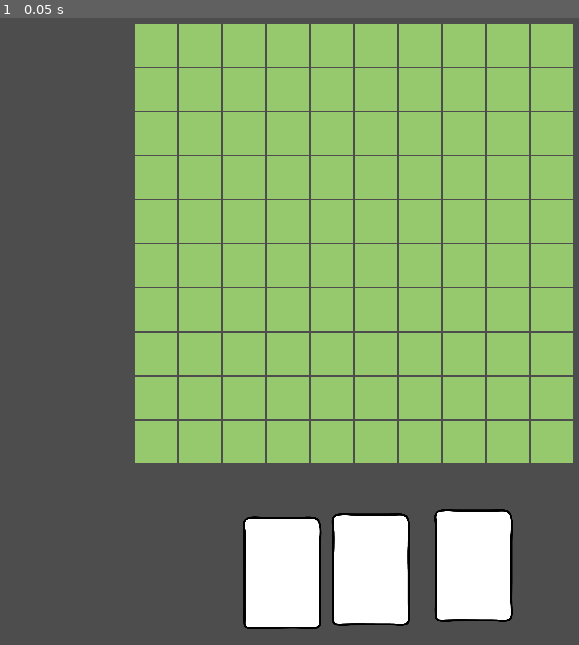
Above: before the commit, frame 1.
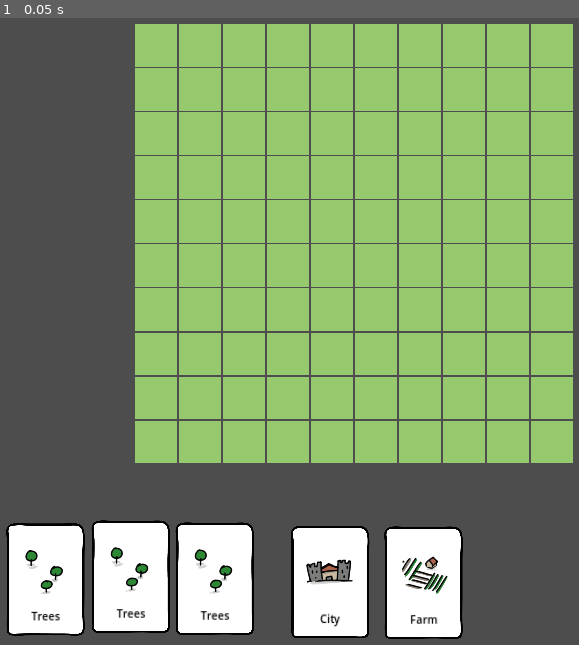
Above: after the commit, the same moment.

Repository: paulsonnentag/frame
Game: Godot game, scene res://game/main.tscn
Same seed, same stepped clock (60 frames per second), same inputs: the game is played once before the commit and once after it. Before the commit the project starts from res://main.tscn.
Inputs:
- Up to frame 1 (0.05 s): no input

The runs differ from the first frame. In frame 1, 13% of the frame differs, in the area x 1-89%, y 78-100%.

Commit message:
Add 3 basic card types

Diff:
--- a/cards/card.gd
+++ b/cards/card.gd
@@ -16,6 +16,6 @@
 	else:
 		scale = scale.lerp(Vector2(0.5, 0.5), 0.1)
 
+func _on_dropped(_target: Node2D):
 
-func _on_dropped(_target: Node2D):
-	queue_free()
+	pass
--- a/cards/card.tscn
+++ b/cards/card.tscn
@@ -2,7 +2,7 @@
 
 [ext_resource type="Texture2D" uid="uid://deqsuds7jyydc" path="res://cards/assets/card.png" id="1_44rt2"]
 [ext_resource type="Script" path="res://cards/card.gd" id="1_t4qkk"]
-[ext_resource type="PackedScene" uid="uid://dk5i1hipqlpq0" path="res://behaviors/Draggable.tscn" id="2_4sr8b"]
+[ext_resource type="PackedScene" uid="uid://dk5i1hipqlpq0" path="res://dnd/Draggable.tscn" id="2_4sr8b"]
 
 [node name="Card" type="Node2D"]
 process_priority = 1
--- a/behaviors/Draggable.tscn
+++ b/dnd/Draggable.tscn
@@ -1,6 +1,6 @@
 [gd_scene load_steps=2 format=3 uid="uid://dk5i1hipqlpq0"]
 
-[ext_resource type="Script" path="res://behaviors/draggable.gd" id="1_t10gc"]
+[ext_resource type="Script" path="res://dnd/draggable.gd" id="1_t10gc"]
 
 [node name="Draggable" type="Node2D"]
 script = ExtResource("1_t10gc")
--- a/behaviors/DropTarget.tscn
+++ b/dnd/DropTarget.tscn
@@ -1,6 +1,6 @@
 [gd_scene load_steps=2 format=3 uid="uid://d28varre16uja"]
 
-[ext_resource type="Script" path="res://behaviors/drop_target.gd" id="1_onrk7"]
+[ext_resource type="Script" path="res://dnd/drop_target.gd" id="1_onrk7"]
 
 [node name="DropTarget" type="Node2D"]
 script = ExtResource("1_onrk7")
--- a/behaviors/draggable.gd
+++ b/dnd/draggable.gd
@@ -3,10 +3,8 @@
 
 static var currently_dragged: Node2D
 
-
 var is_dragging = false
 var is_hovered = false
-
 
 signal dropped(drop_target: Node2D);
 
--- a/behaviors/drop_target.gd
+++ b/dnd/drop_target.gd
@@ -18,7 +18,6 @@
 		push_warning("drop_handle is not defined. Please assign a Node2D to drop_handle.")
 
 func _enter_tree() -> void:
-	print("enter")
 	all_drop_targets.append(self)
 
 func _exit_tree() -> void:
--- /dev/null
+++ b/game/game_card.gd
@@ -0,0 +1,28 @@
+class_name GameCard
+extends Card
+
+const GameTileScene = preload("res://game/game_tile.tscn")
+
+
+@export var text: String
+@export var image: Texture2D
+
+@onready var label: Label = %Label
+@onready var image_sprite: Sprite2D = %ImageSprite
+
+func _ready():
+	super._ready()
+
+	label.text = text
+	image_sprite.texture = image
+
+func _on_dropped(target: Node):
+	if not target is Tile:
+		return
+
+	var game_tile: GameTile = GameTileScene.instantiate()
+	game_tile.position = target.position
+	game_tile.texture = image
+	target.get_parent().add_child(game_tile)
+	target.queue_free()
+	self.queue_free()
--- /dev/null
+++ b/game/game_card.tscn
@@ -0,0 +1,26 @@
+[gd_scene load_steps=4 format=3 uid="uid://5j3fdq604iuy"]
+
+[ext_resource type="PackedScene" uid="uid://bo7wdhbgsc1jy" path="res://cards/card.tscn" id="1_2j4rg"]
+[ext_resource type="Texture2D" uid="uid://brus77wsbxywd" path="res://game/assets/trees.png" id="2_crwuq"]
+[ext_resource type="Script" path="res://game/game_card.gd" id="2_y3rj0"]
+
+[node name="Card" instance=ExtResource("1_2j4rg")]
+script = ExtResource("2_y3rj0")
+text = null
+image = null
+
+[node name="Label" type="Label" parent="." index="2"]
+unique_name_in_owner = true
+offset_left = -48.0
+offset_top = 45.0
+offset_right = 49.0
+offset_bottom = 68.0
+theme_override_colors/font_color = Color(0, 0, 0, 1)
+text = "Trees"
+horizontal_alignment = 1
+
+[node name="ImageSprite" type="Sprite2D" parent="." index="3"]
+unique_name_in_owner = true
+position = Vector2(0, -13)
+scale = Vector2(0.427273, 0.427273)
+texture = ExtResource("2_crwuq")
--- /dev/null
+++ b/game/game_tile.gd
@@ -0,0 +1,8 @@
+class_name GameTile
+extends Tile
+
+@export var texture: Texture2D
+@onready var image: Sprite2D = %Sprite2D
+
+func _ready():
+  image.texture = texture
--- /dev/null
+++ b/game/game_tile.tscn
@@ -0,0 +1,15 @@
+[gd_scene load_steps=4 format=3 uid="uid://203a0dcru8mj"]
+
+[ext_resource type="PackedScene" uid="uid://b3vyisy1s3qt8" path="res://tiles/tile.tscn" id="1_fqopm"]
+[ext_resource type="Script" path="res://game/game_tile.gd" id="2_detk0"]
+[ext_resource type="Texture2D" uid="uid://brus77wsbxywd" path="res://game/assets/trees.png" id="2_krc6f"]
+
+[node name="Tile" instance=ExtResource("1_fqopm")]
+script = ExtResource("2_detk0")
+texture = null
+
+[node name="Sprite2D" type="Sprite2D" parent="." index="2"]
+unique_name_in_owner = true
+position = Vector2(-4.76837e-07, 7.15256e-07)
+scale = Vector2(0.318182, 0.318182)
+texture = ExtResource("2_krc6f")
--- /dev/null
+++ b/game/main.tscn
@@ -0,0 +1,67 @@
+[gd_scene load_steps=6 format=3 uid="uid://dpim420f7u1le"]
+
+[ext_resource type="PackedScene" uid="uid://c77rpo2ws7bvc" path="res://tiles/tile_map.tscn" id="1_hoqmf"]
+[ext_resource type="PackedScene" uid="uid://5j3fdq604iuy" path="res://game/game_card.tscn" id="2_du8j6"]
+[ext_resource type="Texture2D" uid="uid://brus77wsbxywd" path="res://game/assets/trees.png" id="3_mwv3u"]
+[ext_resource type="Texture2D" uid="uid://cgmce8nvf2wws" path="res://game/assets/city.png" id="3_sm324"]
+[ext_resource type="Texture2D" uid="uid://bst2oeutortnf" path="res://game/assets/farm.png" id="5_gqnjy"]
+
+[node name="Main" type="Node2D"]
+
+[node name="CanvasLayer" type="CanvasLayer" parent="."]
+
+[node name="Center" type="HBoxContainer" parent="CanvasLayer"]
+anchors_preset = 8
+anchor_left = 0.5
+anchor_top = 0.5
+anchor_right = 0.5
+anchor_bottom = 0.5
+offset_left = -20.0
+offset_top = -20.0
+offset_right = 20.0
+offset_bottom = 20.0
+grow_horizontal = 2
+grow_vertical = 2
+
+[node name="TileMap" parent="CanvasLayer/Center" instance=ExtResource("1_hoqmf")]
+position = Vector2(0, -64)
+width = 10
+height = 10
+
+[node name="Bottom" type="HBoxContainer" parent="CanvasLayer"]
+z_index = 1
+anchors_preset = 7
+anchor_left = 0.5
+anchor_top = 1.0
+anchor_right = 0.5
+anchor_bottom = 1.0
+offset_left = -20.0
+offset_top = -40.0
+offset_right = 20.0
+grow_horizontal = 2
+grow_vertical = 0
+
+[node name="Card2" parent="CanvasLayer/Bottom" instance=ExtResource("2_du8j6")]
+position = Vector2(-494, -73)
+text = "Trees"
+image = ExtResource("3_mwv3u")
+
+[node name="Card3" parent="CanvasLayer/Bottom" instance=ExtResource("2_du8j6")]
+position = Vector2(-366, -77)
+text = "Trees"
+image = ExtResource("3_mwv3u")
+
+[node name="Card4" parent="CanvasLayer/Bottom" instance=ExtResource("2_du8j6")]
+position = Vector2(-240, -74)
+text = "Trees"
+image = ExtResource("3_mwv3u")
+
+[node name="Card5" parent="CanvasLayer/Bottom" instance=ExtResource("2_du8j6")]
+position = Vector2(-67, -69)
+text = "City"
+image = ExtResource("3_sm324")
+
+[node name="Card6" parent="CanvasLayer/Bottom" instance=ExtResource("2_du8j6")]
+position = Vector2(73, -68)
+text = "Farm"
+image = ExtResource("5_gqnjy")
--- /dev/null
+++ b/game/tree_tile.tscn
@@ -0,0 +1,11 @@
+[gd_scene load_steps=3 format=3 uid="uid://dfpx1uutdgxgb"]
+
+[ext_resource type="PackedScene" uid="uid://b3vyisy1s3qt8" path="res://tiles/tile.tscn" id="1_mxurb"]
+[ext_resource type="Texture2D" uid="uid://brus77wsbxywd" path="res://game/assets/trees.png" id="2_iv6wx"]
+
+[node name="Tile" instance=ExtResource("1_mxurb")]
+
+[node name="Trees" type="Sprite2D" parent="." index="2"]
+position = Vector2(4, -3)
+scale = Vector2(0.318182, 0.318182)
+texture = ExtResource("2_iv6wx")
--- a/main.tscn
+++ /dev/null
@@ -1,48 +0,0 @@
-[gd_scene load_steps=3 format=3 uid="uid://dpim420f7u1le"]
-
-[ext_resource type="PackedScene" uid="uid://c77rpo2ws7bvc" path="res://tiles/tile_map.tscn" id="1_hoqmf"]
-[ext_resource type="PackedScene" uid="uid://bo7wdhbgsc1jy" path="res://cards/card.tscn" id="2_4mjl4"]
-
-[node name="Main" type="Node2D"]
-
-[node name="CanvasLayer" type="CanvasLayer" parent="."]
-
-[node name="Center" type="HBoxContainer" parent="CanvasLayer"]
-anchors_preset = 8
-anchor_left = 0.5
-anchor_top = 0.5
-anchor_right = 0.5
-anchor_bottom = 0.5
-offset_left = -20.0
-offset_top = -20.0
-offset_right = 20.0
-offset_bottom = 20.0
-grow_horizontal = 2
-grow_vertical = 2
-
-[node name="TileMap" parent="CanvasLayer/Center" instance=ExtResource("1_hoqmf")]
-position = Vector2(0, -64)
-width = 10
-height = 10
-
-[node name="Bottom" type="HBoxContainer" parent="CanvasLayer"]
-z_index = 1
-anchors_preset = 7
-anchor_left = 0.5
-anchor_top = 1.0
-anchor_right = 0.5
-anchor_bottom = 1.0
-offset_left = -20.0
-offset_top = -40.0
-offset_right = 20.0
-grow_horizontal = 2
-grow_vertical = 0
-
-[node name="Card6" parent="CanvasLayer/Bottom" instance=ExtResource("2_4mjl4")]
-position = Vector2(148, -94)
-
-[node name="Card7" parent="CanvasLayer/Bottom" instance=ExtResource("2_4mjl4")]
-position = Vector2(-6, -88)
-
-[node name="Card5" parent="CanvasLayer/Bottom" instance=ExtResource("2_4mjl4")]
-position = Vector2(-139, -83)
--- a/project.godot
+++ b/project.godot
@@ -11,7 +11,7 @@
 [application]
 
 config/name="New Game Project"
-run/main_scene="res://main.tscn"
+run/main_scene="res://game/main.tscn"
 config/features=PackedStringArray("4.3", "GL Compatibility")
 config/icon="res://icon.svg"
 
--- a/tiles/tile.tscn
+++ b/tiles/tile.tscn
@@ -1,7 +1,7 @@
 [gd_scene load_steps=3 format=3 uid="uid://b3vyisy1s3qt8"]
 
 [ext_resource type="Script" path="res://tiles/tile.gd" id="1_h4c2v"]
-[ext_resource type="Script" path="res://behaviors/drop_target.gd" id="1_u0n8m"]
+[ext_resource type="Script" path="res://dnd/drop_target.gd" id="1_u0n8m"]
 
 [node name="Tile" type="Node2D"]
 script = ExtResource("1_h4c2v")
--- /dev/null
+++ b/tree_card.gd
@@ -0,0 +1,5 @@
+extends Card
+
+
+func _on_drop(drop_target: Node):
+  pass
Binary file added: game/assets/city.png
Not shown, added: game/assets/city.png.import
Binary file added: game/assets/farm.png
Not shown, added: game/assets/farm.png.import
Binary file added: game/assets/forrest.png
Not shown, added: game/assets/forrest.png.import
Binary file added: game/assets/lake.png
Not shown, added: game/assets/lake.png.import
Binary file added: game/assets/trees.png
Not shown, added: game/assets/trees.png.import
